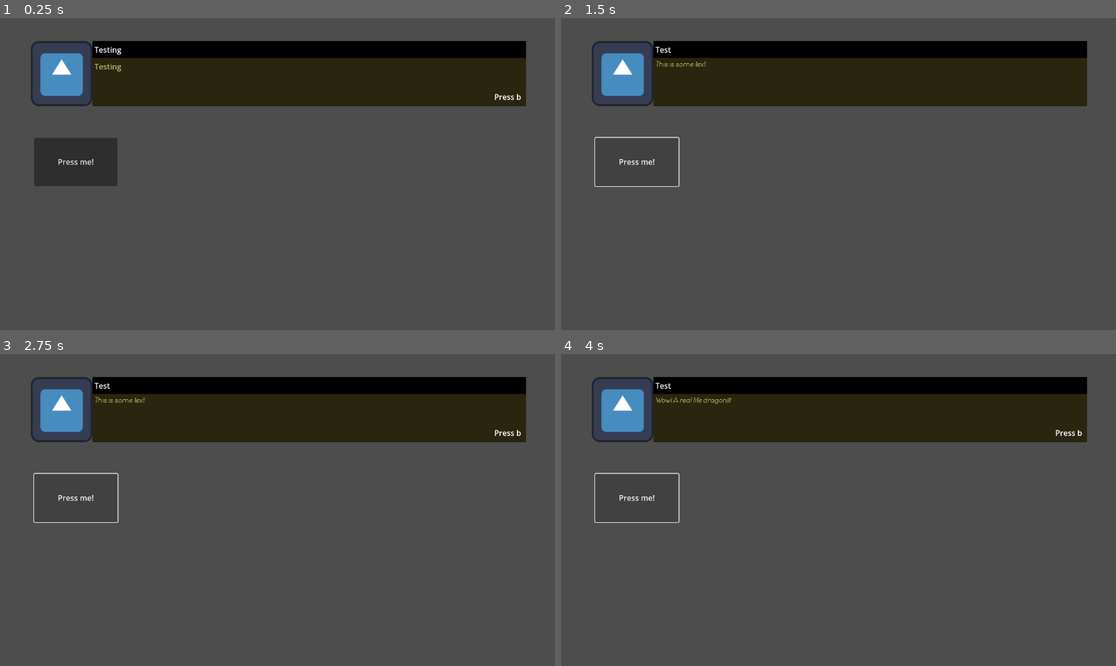
Above: before the commit, frames 1-4 (two rows, left to right).
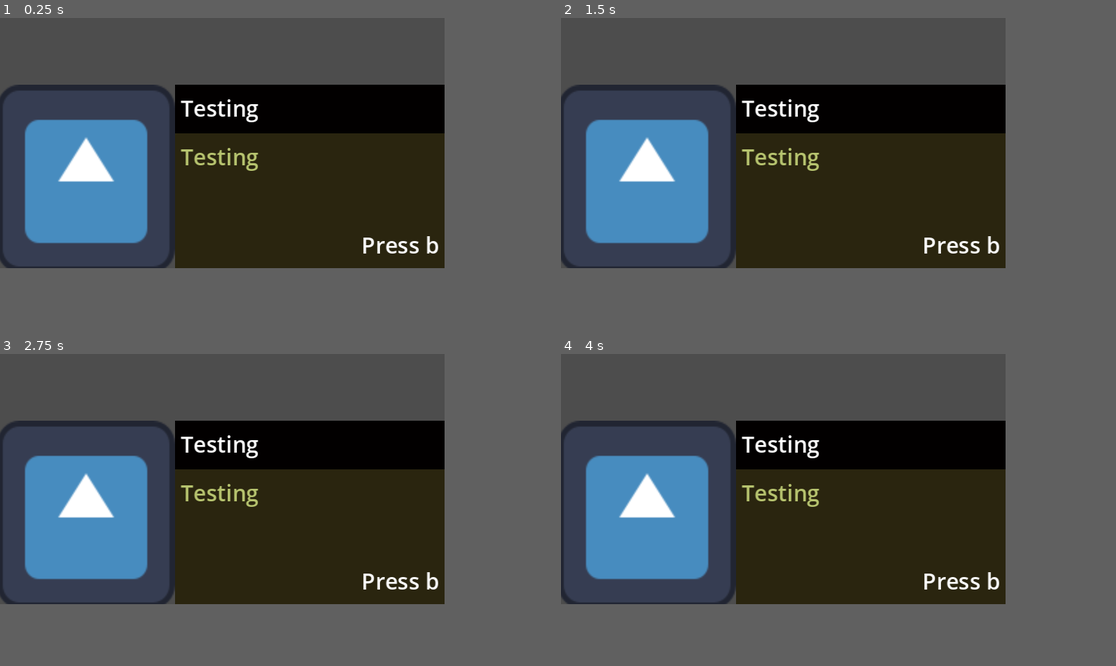
Above: after the commit, the same moments.

Repository: Anirudh-Madarapu/Project-Antidote
Game: Godot game, scene res://scenes/Dialogue.tscn
The game is run twice, just before and just after one commit, with the same random seed, the same clock (stepped at 60 frames per second) and the same inputs. The engine's default icon, where the game draws it, is replaced by a stand-in: a white triangle on a blue panel in a dark square.
Inputs (mouse positions are in pixels of both pictures, inside the frame that each line leads up to):
- Up to frame 1 (0.25 s): no input
- Up to frame 2 (1.5 s): click (638, 161) at 0.5 s, where only the run before the commit has a clickable "Press me!"; click (638, 161) at 1.25 s, where only the run before the commit has a clickable "Press me!"
- Up to frame 3 (2.75 s): click (77, 497) at 2 s, where only the run before the commit has a clickable "Press me!"
- Up to frame 4 (4 s): tap B (conversation) at 2.75, 2.85, 3.5, 3.6 s
In our replay, the window is 799x449 before the commit and 640x360 after it. These sizes can differ from the game's own. Grey fills any space a smaller window leaves; there, only what the larger window draws over its background counts as a difference.

The runs differ from the first frame. In frame 1, 53% of the frame differs, in the area x 0-95%, y 7-81%; in frame 2, 53%; in frame 3, 53%; in frame 4, 53%.

Commit message:
add rendering specifics

Diff:
--- a/project.godot
+++ b/project.godot
@@ -31,3 +31,11 @@
 
 renderer/rendering_method="gl_compatibility"
 renderer/rendering_method.mobile="gl_compatibility"
+
+[display]
+
+window/size/viewport_width=320
+window/size/viewport_height=180
+window/size/window_width_override=1280
+window/size/window_height_override=780
+window/stretch/mode="canvas_items"
